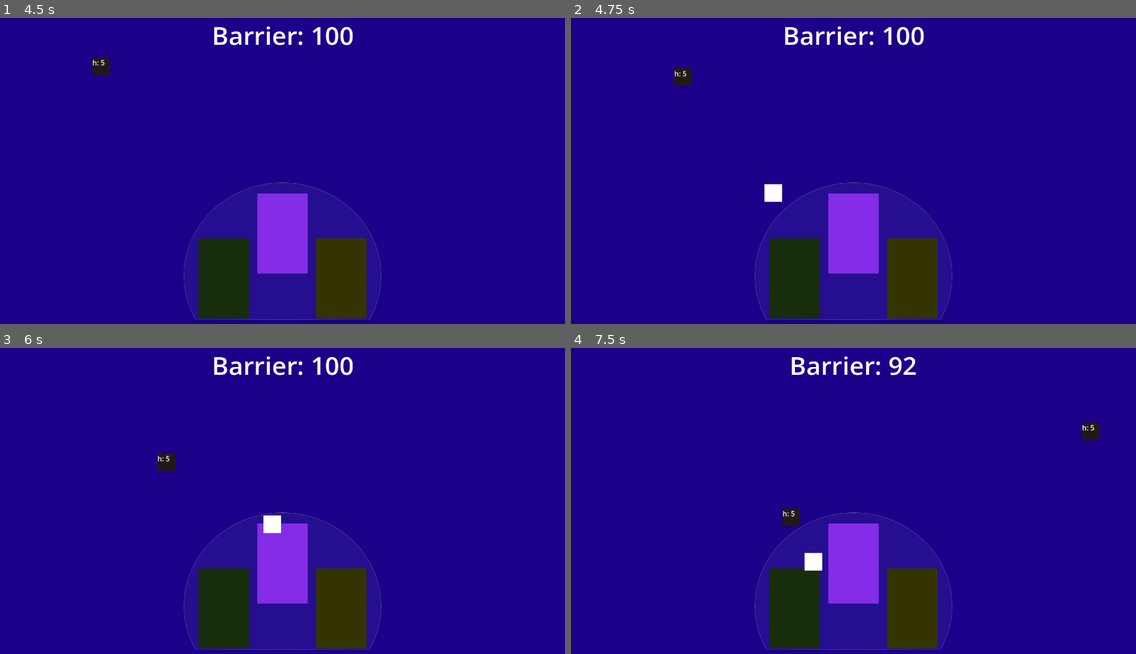
Above: before the commit, frames 1-4 (two rows, left to right).
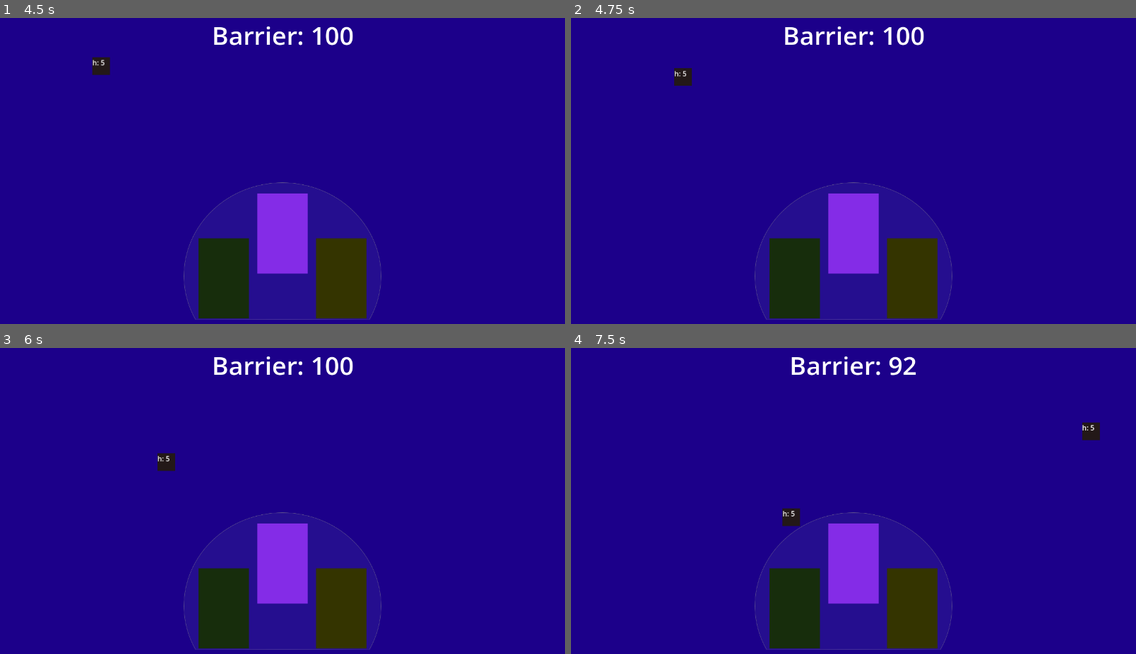
Above: after the commit, the same moments.

Repository: andersonbelli/DefendersOfProspera
Game: Godot game, scene res://scenes/main_scene.tscn
Two runs of this game, one before a commit and one after it. Both use one fixed random seed, a clock stepped at 60 frames per second and the inputs below.
Inputs (mouse positions are in pixels of both pictures, inside the frame that each line leads up to):
- Up to frame 1 (4.5 s): tap Enter at 0.5, 2.75 s; move the mouse to (406, 161) at 0.52 s; click (406, 161) at 0.6 s; tap Space (cast_spell, bound only after the commit) at 0.8, 1.25, 1.35, 2.3, 3.8 s; move the mouse to (169, 192) at 1.27 s; click (169, 192) at 1.55 s; move the mouse to (339, 106) at 2.02 s; click (339, 106) at 2.1 s; move the mouse to (254, 241) at 2.77 s; tap 1 (change_to_engineer) at 2.85 s; click (254, 241) at 3.05 s; move the mouse to (452, 223) at 3.52 s; tap 3 (change_to_farmer) at 3.6 s; move the mouse to (113, 128) at 4.27 s; tap 2 (change_to_mage) at 4.35 s
- Up to frame 2 (4.75 s): click (684, 128) at 4.55 s
- Up to frame 3 (6 s): move the mouse to (310, 507) at 5.02 s; tap Space (cast_spell, bound only after the commit) at 5.1 s; move the mouse to (197, 427) at 5.77 s; click (197, 427) at 5.85 s
- Up to frame 4 (7.5 s): move the mouse to (977, 491) at 6.52 s; tap Space (cast_spell, bound only after the commit) at 6.6 s; move the mouse to (740, 522) at 7.27 s; click (740, 522) at 7.35 s

Frame 1 is identical in both runs. In frame 2, 0.2% of the frame differs, in the area x 34-38%, y 54-61%; in frame 3, 0.2%; in frame 4, 0.2%, in the area x 41-45%, y 66-73%.

Commit message:
implementing mage heal ability

Diff:
--- a/project.godot
+++ b/project.godot
@@ -48,6 +48,11 @@
 "events": [Object(InputEventMouseButton,"resource_local_to_scene":false,"resource_name":"","device":-1,"window_id":0,"a …(256 unchanged characters)…
 ]
 }
+cast_spell={
+"deadzone": 0.5,
+"events": [Object(InputEventKey,"resource_local_to_scene":false,"resource_name":"","device":-1,"window_id":0,"alt_pressed":false,"shift_pressed":false,"ctrl_pressed":false,"meta_pressed":false,"pressed":false,"keycode":0,"physical_keycode":32,"key_label":0,"unicode":32,"echo":false,"script":null)
+]
+}
 
 [layer_names]
 
--- /dev/null
+++ b/scenes/character_mage.gd
@@ -0,0 +1,33 @@
+extends CharacterBody2D
+
+enum SPEELS { HEAL, CURE }
+
+var selected_speel := SPEELS.HEAL
+var heal_spell_strengh := 15
+
+@onready var timer_health_cooldown = $TimerHealthCooldown
+
+func _process(delta):
+	var controller = get_parent() as CharacterController
+
+	if controller.selected_character == CharactersEnum.Characters.MAGE:
+		if timer_health_cooldown.is_stopped() and Input.is_action_just_pressed("cast_spell"):
+				timer_health_cooldown.start()
+				cast_spell()
+
+func cast_spell():
+	match selected_speel:
+		SPEELS.HEAL:
+			var barrier: BarrierClass = get_parent().get_parent().get_node("AreaBarrier")
+
+			if barrier.barrier_health < 100:
+				if barrier.barrier_health + heal_spell_strengh > 100:
+					barrier.barrier_health = 100
+				else:
+					barrier.barrier_health += heal_spell_strengh
+		SPEELS.CURE:
+			print("cure")
+
+
+func _on_timer_health_cooldown_timeout():
+	timer_health_cooldown.stop()
--- a/scenes/character_mage.tscn
+++ b/scenes/character_mage.tscn
@@ -1,8 +1,11 @@
-[gd_scene format=3 uid="uid://bmlgf5ofygb6m"]
+[gd_scene load_steps=2 format=3 uid="uid://bmlgf5ofygb6m"]
+
+[ext_resource type="Script" path="res://scenes/character_mage.gd" id="1_sxy2f"]
 
 [node name="CharacterMage" type="CharacterBody2D"]
 scale = Vector2(0.25, 0.25)
 collision_mask = 8
+script = ExtResource("1_sxy2f")
 
 [node name="ColorRect" type="ColorRect" parent="."]
 anchors_preset = 8
@@ -17,3 +20,8 @@
 grow_horizontal = 2
 grow_vertical = 2
 color = Color(0.521569, 0.176471, 0.909804, 1)
+
+[node name="TimerHealthCooldown" type="Timer" parent="."]
+wait_time = 3.0
+
+[connection signal="timeout" from="TimerHealthCooldown" to="." method="_on_timer_health_cooldown_timeout"]
--- a/scripts/area_barrier.gd
+++ b/scripts/area_barrier.gd
@@ -1,4 +1,6 @@
 extends Area2D
+
+class_name BarrierClass
 
 var barrier_health = 100
 
--- a/scripts/character_controller.gd
+++ b/scripts/character_controller.gd
@@ -1,4 +1,6 @@
 extends Node
+
+class_name CharacterController
 
 const CHARACTERS_ENUM = preload("res://scripts/character_enum.gd").Characters
 
--- a/scripts/character_engineer.gd
+++ b/scripts/character_engineer.gd
@@ -3,10 +3,13 @@
 @export var Bullet: PackedScene
 
 func _process(delta):
-	var mouse_position = get_viewport().get_mouse_position()
+	var controller = get_parent() as CharacterController
 
-	if Input.is_action_just_pressed("attack"):
-		attack(mouse_position)
+	if controller.selected_character == CharactersEnum.Characters.ENGINEER:
+		var mouse_position = get_viewport().get_mouse_position()
+
+		if Input.is_action_just_pressed("attack"):
+			attack(mouse_position)
 
 func attack(mouse_position):
 	var bullet: RigidBody2D = Bullet.instantiate()
--- a/scripts/enemy_base_class.gd
+++ b/scripts/enemy_base_class.gd
@@ -13,7 +13,7 @@
 var enemy_health := 5
 
 func chase_barrier(_enemy_type: ENEMY_TYPE_ENUM):
-	var barrier: Area2D = get_parent().get_node("AreaBarrier")
+	var barrier: BarrierClass = get_parent().get_node("AreaBarrier")
 
 	if enemy_type == ENEMY_TYPE_ENUM.FLOOR:
 		position.x -= barrier.position.direction_to(position).x
